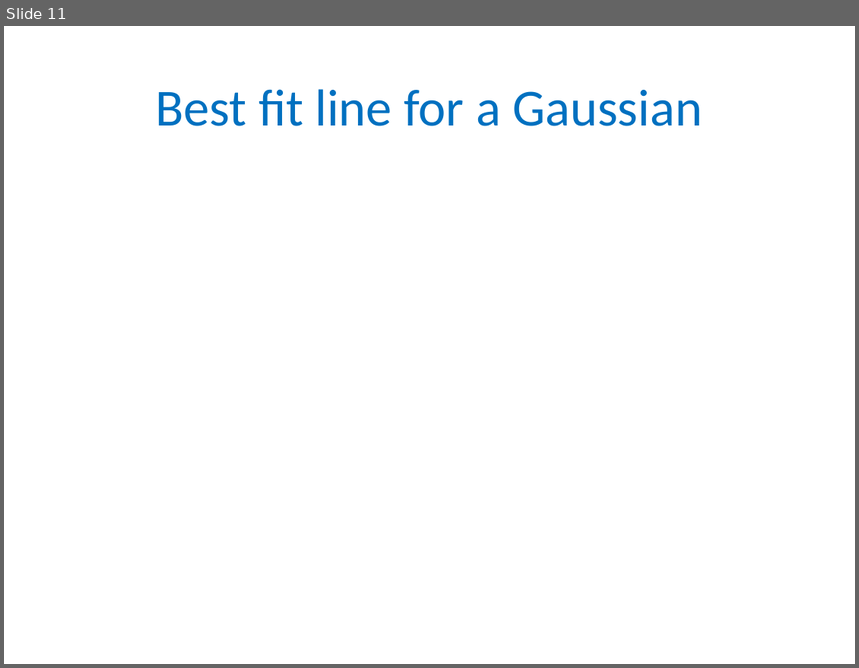
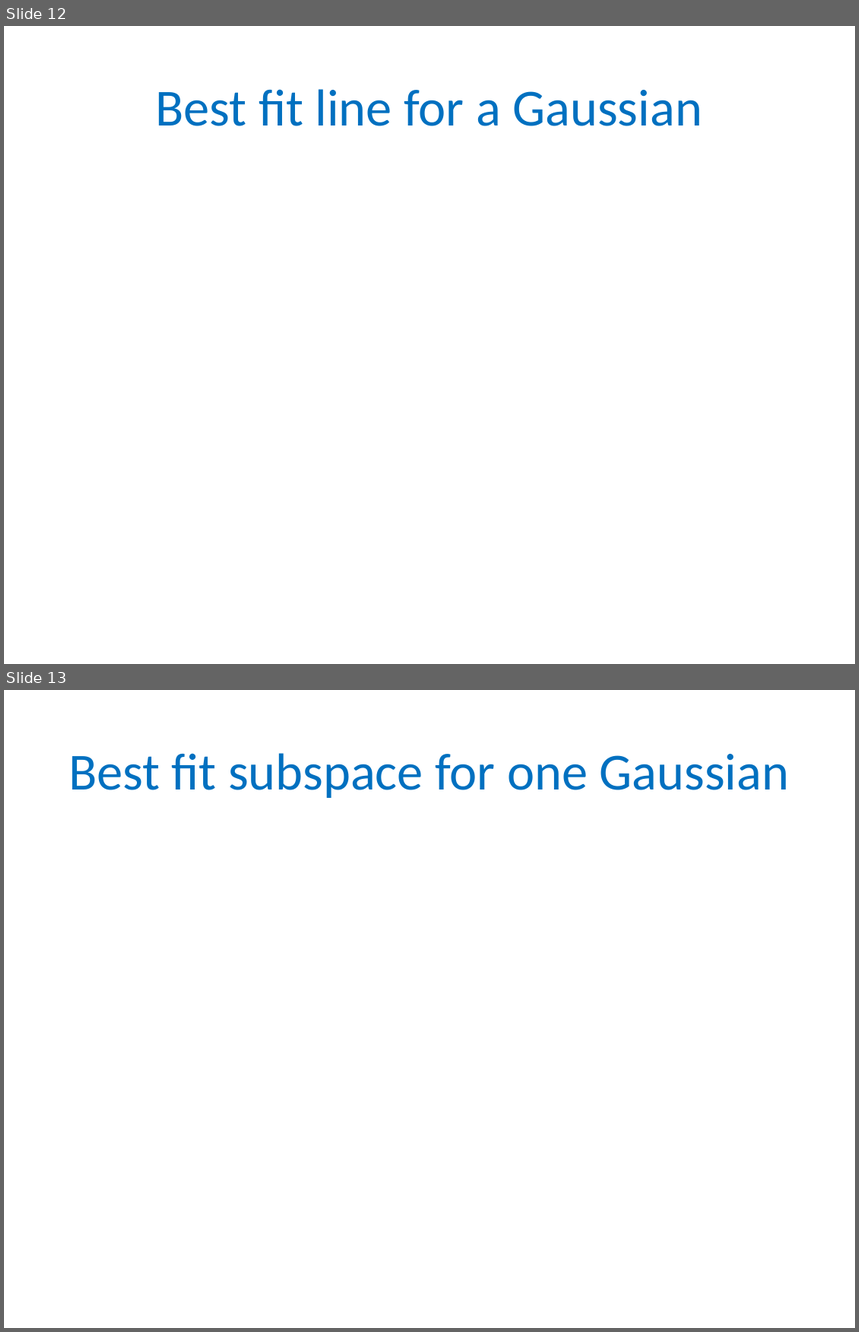
Before and after one commit to gyaroslavtsev/gyaroslavtsev.github.io, a slide deck: b609/lec05.pptx. Shown one above the other, each under a label of ours: slide 11 before the commit, slides 12 and 13 after it. The pictures are 859x668 and 859x1332 pixels, drawn with LibreOffice and Linux fonts; fonts in the diff are those of the drawing; grey boxes stand for pictures. Boxes give left, top, right and bottom in pixels: in the first picture for what was removed or moved away, otherwise in the second. Text is boxed around its words. In the diff, an @@ line names an element or a change of style, - is before the commit and + after.

```diff
--- a/b609/lec05.pptx
+++ b/b609/lec05.pptx
@@ slide 13 added at box(4, 690, 855, 1328), background #FFFFFF @@
@@ title added at box(69, 753, 790, 798), 44 pt, text #0070C0 @@
+Best fit subspace for one Gaussian
@@ what was slide 11 is now slide 12 @@
```
Also in this commit, not shown: 1 slide changed, 4 other slides added, 3 other files.
